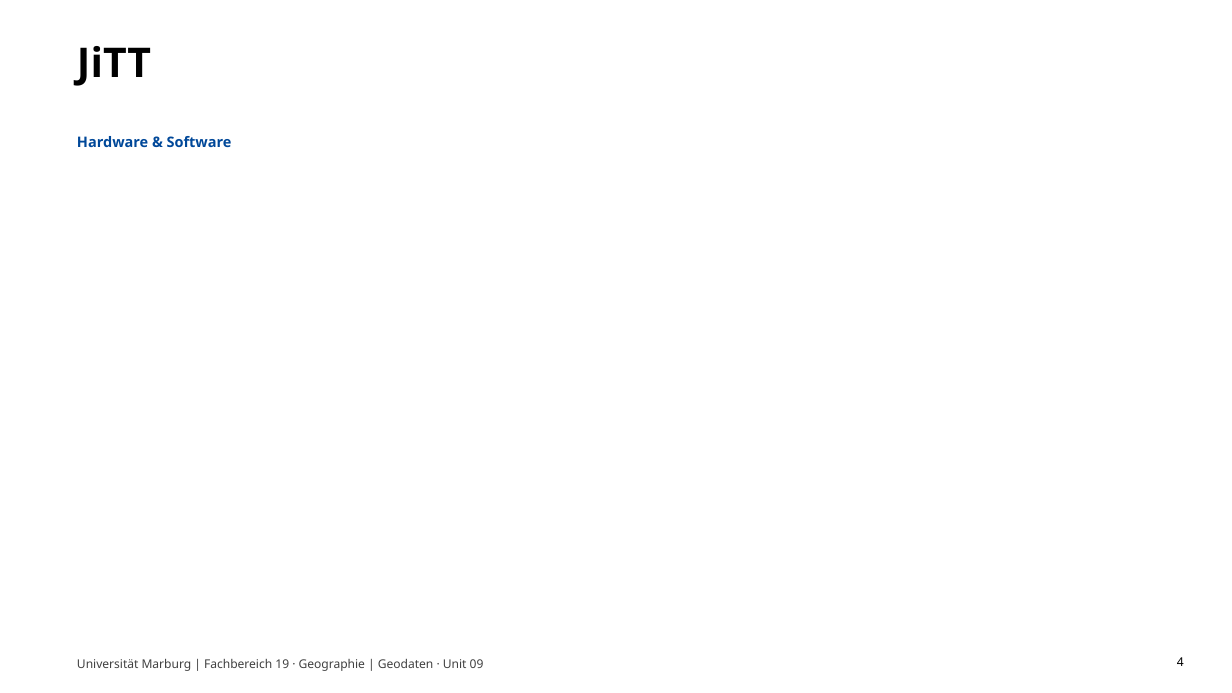
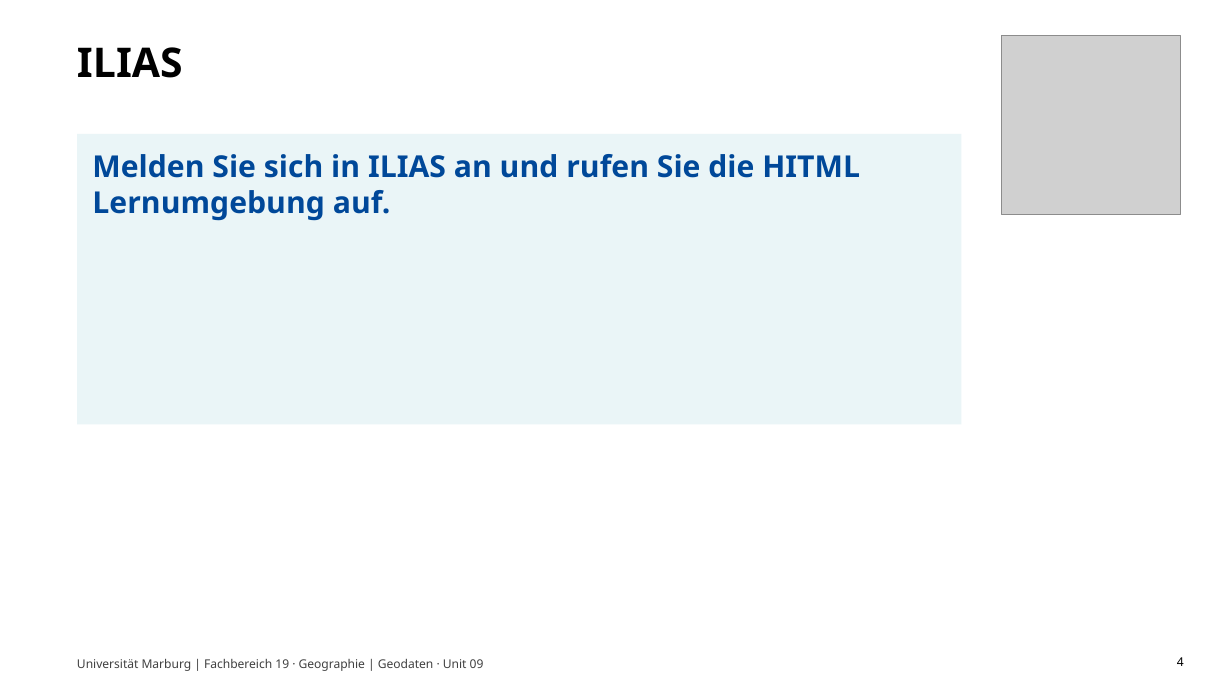
Before and after one commit to GeoMOER/moer-bsc-geodaten, a slide deck: slide 3 of docs/slides/unit00_praesenz.pptx (slide 12 before the commit). Drawn at 1232x693 pixels with LibreOffice and Linux fonts; fonts in the diff are those of the drawing; grey boxes stand for pictures. Boxes give left, top, right and bottom in pixels: in the first picture for what was removed or moved away, otherwise in the second. Text is boxed around its words. In the diff, an @@ line names an element or a change of style, - is before the commit and + after.

```diff
--- a/docs/slides/unit00_praesenz.pptx
+++ b/docs/slides/unit00_praesenz.pptx
@@ text at [77,47,183,78]: text changed @@
-JiTT
+ILIAS
@@ picture added at [1001,35,1180,214] @@
@@ text removed at [77,136,232,147] @@
-Hardware & Software
@@ rectangle added at [77,134,961,425], fill #EAF5F7 @@
@@ text added at [92,154,860,221], 23.5 pt, text #004899, bold @@
+Melden Sie sich in ILIAS an und rufen Sie die HITML Lernumgebung auf.
```
Also in this commit, not shown: 5 other slides changed, 12 slides added, 30 slides removed, 6 other files.
